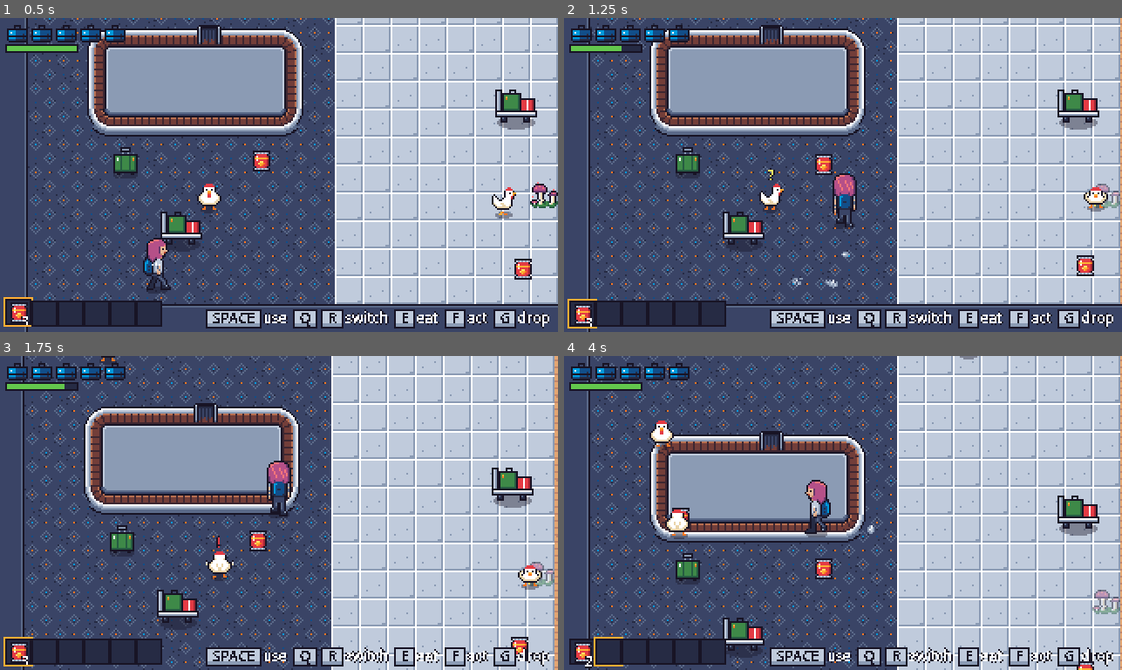
Above: before the commit, frames 1-4 (two rows, left to right).
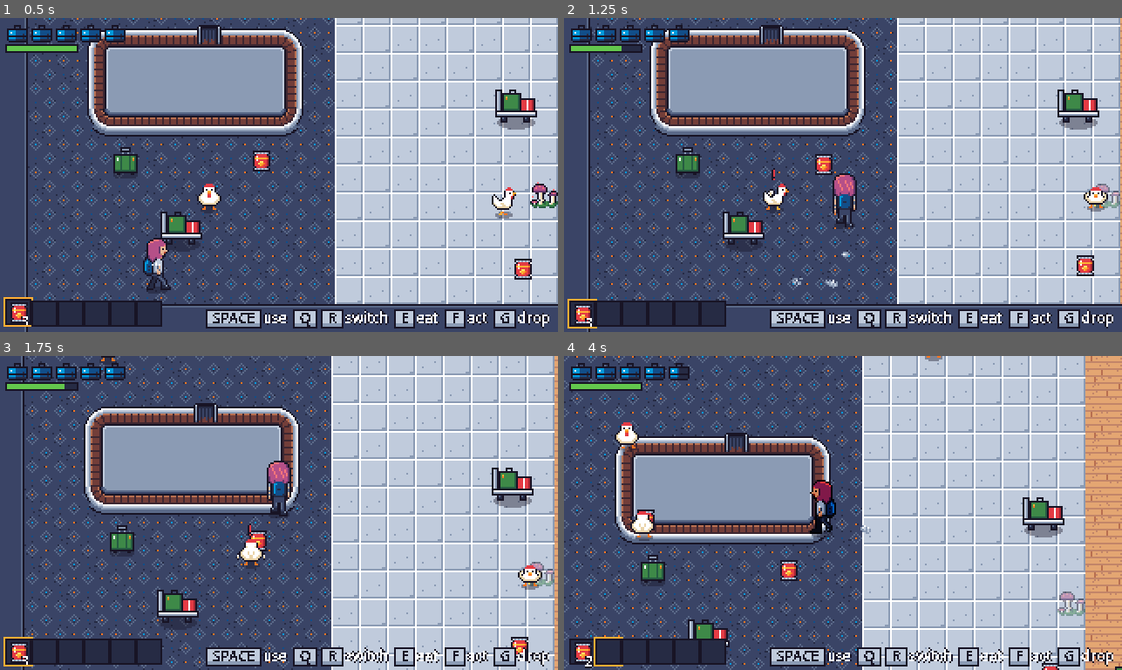
Above: after the commit, the same moments.

Repository: mvdmakesthings/PlanePoultryPanic
Game: Godot game, scene res://tests/prototype_smoke.tscn
Two runs of this game, one before a commit and one after it. Both use one fixed random seed, a clock stepped at 60 frames per second and the inputs below. This scene is started directly instead of the project's main scene.
Inputs (mouse positions are in pixels of both pictures, inside the frame that each line leads up to):
- Up to frame 1 (0.5 s): no input
- Up to frame 2 (1.25 s): tap Enter (ui_accept) at 0.5, 0.77, 1.07 s; move the mouse to (965, 159) at 0.52 s; hold D (move_right) from 0.53 s (still down); hold Shift (run) from 0.53 s (still down); click (965, 159) at 0.67 s
- Up to frame 3 (1.75 s): release D (move_right) at 1.25 s; release Shift (run) at 1.25 s; drag from (167, 528) to (530, 538) at 1.27 s
- Up to frame 4 (4 s): move the mouse to (898, 443) at 2.02 s; hold D (move_right) 2.03-2.75 s; hold E (eat_snack) 2.03-2.75 s; tap Shift (run) at 2.3, 3.8 s; drag from (815, 575) to (619, 399) at 2.77 s; move the mouse to (1010, 560) at 3.52 s; hold A (move_left) from 3.53 s (still down); hold R (next_item) from 3.53 s (still down); tap Enter (ui_accept) at 3.77 s

Frame 1 is identical in both runs. In frame 2, 0.3% of the frame differs, in the area x 35-41%, y 47-63%; in frame 3, 0.6%; in frame 4, 45%, in the area x 0-100%, y 0-100%.

Commit message:
Make running, beeps, shutters and suitcases noisy to chickens
Noises turn nearby chickens' heads and send them over to look, which
makes them both a risk and a lure:

- Running footsteps carry 48 px; walking stays silent, so sprinting
  past a chicken from behind is no longer free.
- A metal-detector beep and a security shutter slamming carry 96 px.
- A thrown suitcase landing carries 80 px, so one thrown away from
  Amanda's route turns heads the other way.

Co-Authored-By: Claude Opus 5.5 <noreply@anthropic.com>

Diff:
--- a/game/scripts/characters/player.gd
+++ b/game/scripts/characters/player.gd
@@ -49,6 +49,8 @@
 ## The extinguisher swings toward the nearest unfrozen chicken this close,
 ## whichever way the player is facing, so it works mid-chase.
 const SPRAY_AIM_RANGE := 64.0
+## How far away chickens hear her running footsteps.
+const RUN_NOISE_RANGE := 48.0
 
 @export var walk_speed := 100.0
 @export var run_speed := 150.0
@@ -523,9 +525,11 @@
 	var animation := String(_sprite.animation)
 	if (animation.begins_with("walk") or animation.begins_with("run")) and _sprite.frame % 2 == 0:
 		AudioManager.play("step")
-		# Running kicks up a little dust behind her.
+		# Running kicks up a little dust behind her, and chickens nearby hear
+		# it. Walking is silent.
 		if animation.begins_with("run"):
 			ParticleBurst.spawn(get_parent(), "dust", global_position - facing * 3.0, -facing)
+			Chicken.make_noise(get_tree(), global_position, RUN_NOISE_RANGE)
 
 
 func _update_invincibility(delta: float) -> void:
--- a/game/scripts/objects/metal_detector.gd
+++ b/game/scripts/objects/metal_detector.gd
@@ -6,6 +6,8 @@
 
 const SHADOW_COLOR := Color(0.094, 0.078, 0.145, 0.4)
 const BEEP_TIME := 0.6
+## How far away chickens hear it beep.
+const NOISE_RANGE := 96.0
 ## Passes this close together count toward the tune.
 const TUNE_WINDOW := 12.0
 
@@ -31,6 +33,7 @@
 
 func _on_body_entered(body: Node2D) -> void:
 	if body is Player:
+		Chicken.make_noise(get_tree(), global_position, NOISE_RANGE)
 		if _tune_due():
 			_beep_left = BEEP_TIME * 3.0
 			AudioManager.play("cluck_tune", global_position)
--- a/game/scripts/objects/security_shutter.gd
+++ b/game/scripts/objects/security_shutter.gd
@@ -15,6 +15,8 @@
 const DEPTH := 6.0
 ## Chickens this close to the floor line (above or below) get flattened.
 const CRUSH_REACH := 8.0
+## How far away chickens hear it slam shut.
+const NOISE_RANGE := 96.0
 
 @export var start_closed := false
 @export var frames_per_second := 12.0
@@ -59,6 +61,7 @@
 		return
 	is_closed = true
 	AudioManager.play("shutter", global_position + Vector2(WIDTH / 2.0, 0))
+	Chicken.make_noise(get_tree(), global_position + Vector2(WIDTH / 2.0, 0), NOISE_RANGE)
 
 
 func open() -> void:
--- a/game/scripts/objects/suitcase.gd
+++ b/game/scripts/objects/suitcase.gd
@@ -13,6 +13,8 @@
 const CARRY_HEIGHT := 30.0
 ## How long the burst-open frame stays before the suitcase is gone.
 const BURST_TIME := 0.6
+## How far away chickens hear it land.
+const NOISE_RANGE := 80.0
 
 @export var throw_speed := 200.0
 @export var friction := 900.0
@@ -137,6 +139,7 @@
 
 
 func _land() -> void:
+	Chicken.make_noise(get_tree(), global_position, NOISE_RANGE)
 	if burst_snacks > 0:
 		_burst()
 		return
--- a/game/tests/prototype_smoke.gd
+++ b/game/tests/prototype_smoke.gd
@@ -193,6 +193,17 @@
 	await _wait(0.8)
 	_check(chicken.global_position.distance_to(noise) < 40.0, "a chicken walks over to look at a noise")
 	setup[0].queue_free()
+
+	# Running past behind it is heard; walking the same way isn't.
+	for run: bool in [false, true]:
+		setup = await _watching_chicken(chicken_at, chicken_at + Vector2(-36, 30))
+		chicken = setup[1]
+		await _hold(["move_up", "run"] if run else ["move_up"], 0.4)
+		if run:
+			_check(chicken.state != Chicken.State.WANDER, "a chicken hears the player running behind it")
+		else:
+			_check(chicken.state == Chicken.State.WANDER, "walking behind a chicken is silent")
+		setup[0].queue_free()
 
 
 ## A fresh room with one chicken standing still looking right, and the
Not shown, changed: docs/game-design-document.md
